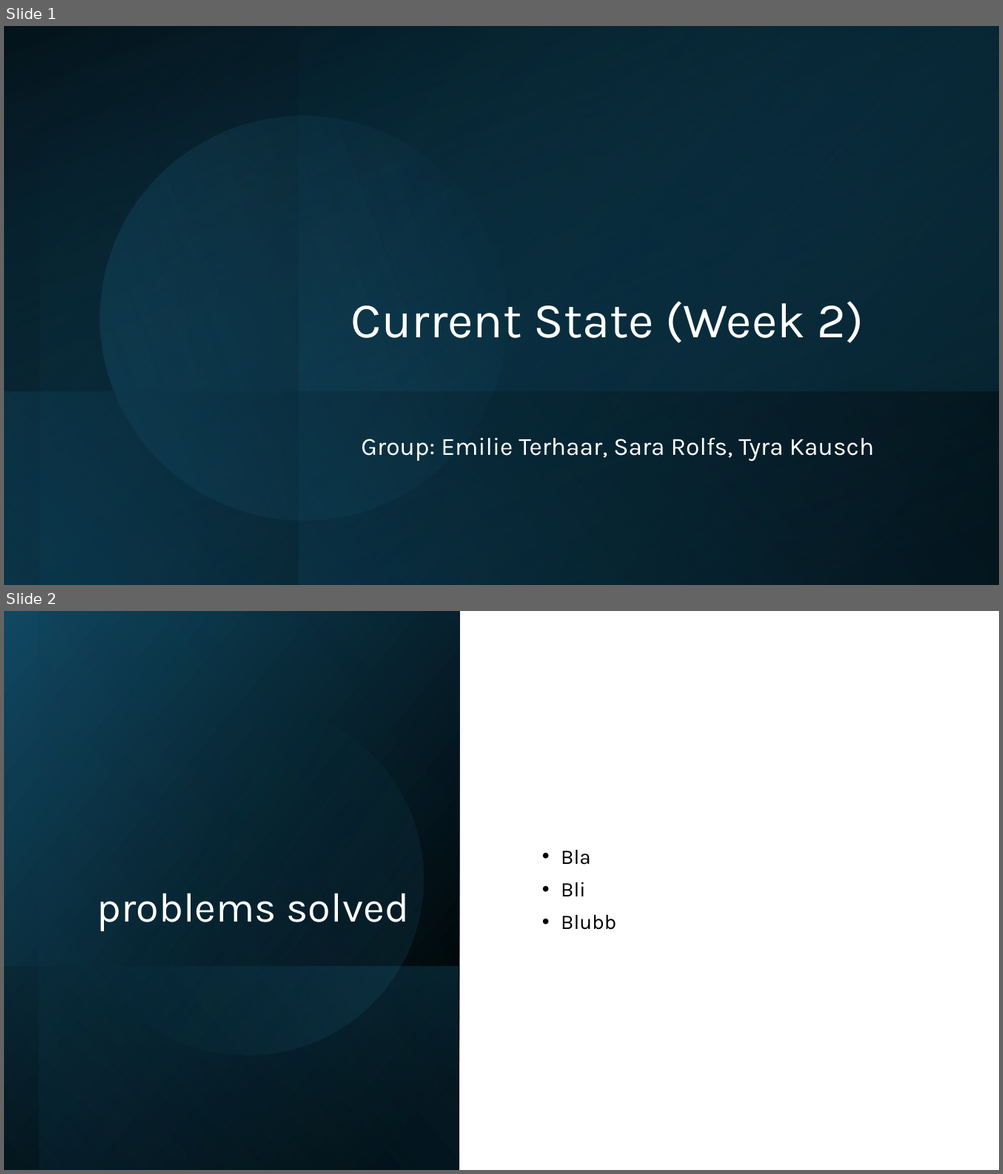
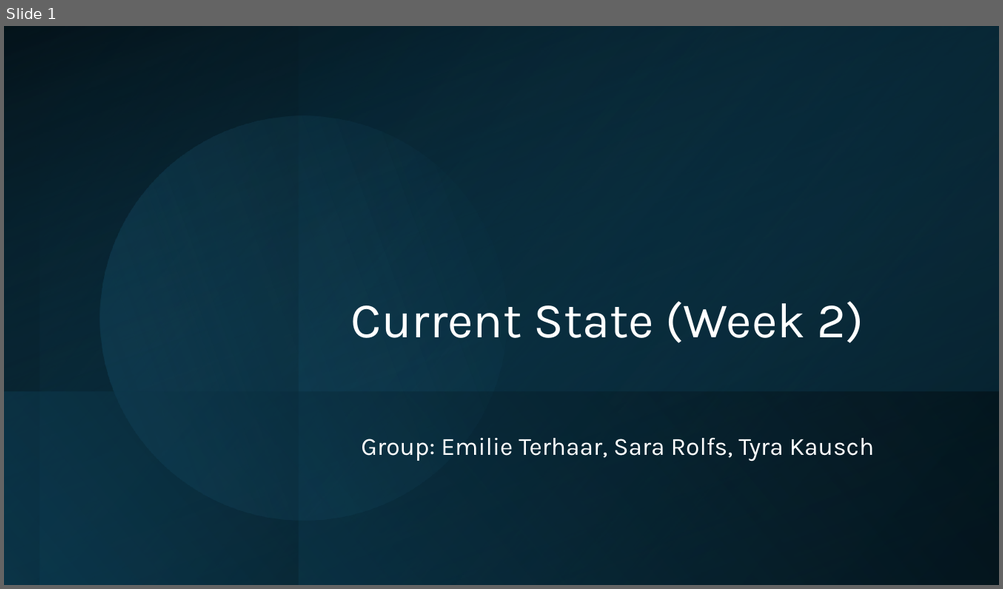
Before and after one commit to EmilieTr/darts_data_science_project, a slide deck: Presentations/DS_Project_Week-2.pptx. Shown one above the other, each under a label of ours: slides 1 and 2 before the commit, slide 1 after it. The pictures are 1003x1174 and 1003x589 pixels, drawn with LibreOffice and Linux fonts; fonts in the diff are those of the drawing. Boxes give left, top, right and bottom in pixels: in the first picture for what was removed or moved away, otherwise in the second. Text is boxed around its words. In the diff, an @@ line names an element or a change of style, - is before the commit and + after.

```diff
--- a/Presentations/DS_Project_Week-2.pptx
+++ b/Presentations/DS_Project_Week-2.pptx
@@ slide 2 removed at bbox=[4, 611, 999, 1170], background #FFFFFF @@
@@ rectangle removed at bbox=[4, 611, 459, 1170] @@
@@ rectangle removed at bbox=[40, 611, 460, 1170] @@
@@ ellipse removed at bbox=[40, 671, 455, 1087] @@
@@ text removed at bbox=[560, 850, 616, 930] @@
-• Bla
-• Bli
-• Blubb
@@ title removed at bbox=[97, 893, 410, 931] @@
-problems solved
@@ rectangle removed at bbox=[4, 966, 458, 1170] @@
```
Also in this commit, not shown: 2 slides changed, 5 slides added, 2 other files.
